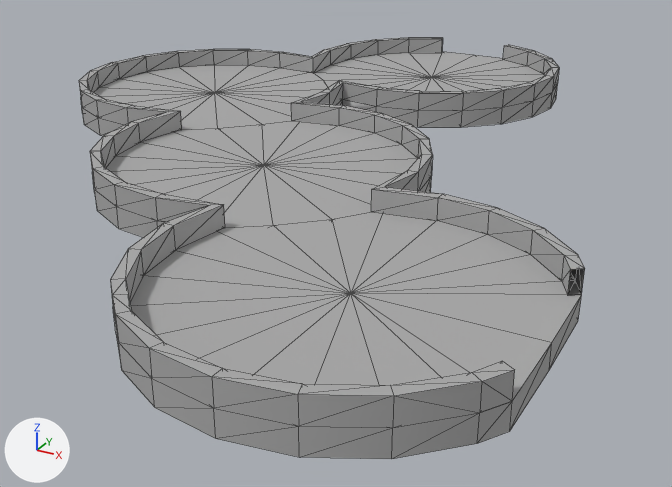
The OBJ model TeamCDreamSaver/Models/Tracks/Childhood/H-Circles.obj, before and after one commit.
One viewpoint serves both versions: a camera (50 mm lens) standing at (1843.0, -4957.0, 1135.0) and looking at (156.0, -1890.0, -399.0). The lights are fixed; the arrows at lower left show +X, +Y and +Z. Mesh edges are drawn as thin lines. Where no turn or scale is listed for an object, it has been applied to the vertices.

Script lines for the objects in view, before the commit:
```python
me_h_circles = bpy.data.meshes.new('H-Circles')
me_h_circles.from_pydata(...)  # 380 vertices, 792 faces; spans x -1414.0..1347.0, y -3591.0..2.0, z -79.0..79.0
me_h_circles.materials.append(mat_lambert1)  # grey #aaaaaa
ob_h_circles = bpy.data.objects.new('H-Circles', me_h_circles)
ob_h_circles.location = (0.0, 0.0, 0.0)
```
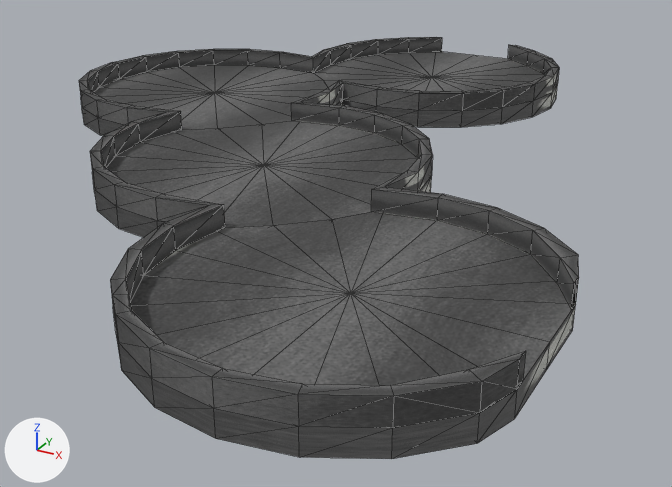
Changed parts and their boxes (x1, y1, x2, y2) in the pictures (672 x 487 px; the box of a moved part takes in the faces that stretch with it):
'H-Circles', recoloured, reshaped, surface changed: before (79, 37, 585, 459); after (79, 37, 579, 459)
part 1 of me_h_circles, moved or reshaped: before (351, 231, 585, 444); after (351, 231, 579, 443)
part 2 of me_h_circles, moved or reshaped: before (408, 37, 443, 77); after (408, 37, 435, 77)
part 3 of me_h_circles, moved or reshaped: before (503, 44, 533, 66); after (508, 45, 533, 66)
part 4 of me_h_circles, moved or reshaped: (435, 60, 525, 77) in both
part 5 of me_h_circles, surface changed: (79, 37, 577, 428) in both

Patch to the scene script:
```diff
--- a/TeamCDreamSaver/Models/Tracks/Childhood/H-Circles.obj.py
+++ b/TeamCDreamSaver/Models/Tracks/Childhood/H-Circles.obj.py
@@ me_h_circles @@
-me_h_circles.from_pydata(...)  # 380 vertices, 792 faces; spans x -1414.0..1347.0, y -3591.0..2.0, z -79.0..79.0
-me_h_circles.vertices[126].co = (1347.0, -3254.0, -79.0)  # pixel (509, 431)
-me_h_circles.vertices[127].co = (1346.0, -3254.0, 0.0)  # pixel (512, 401)
-me_h_circles.vertices[128].co = (1346.0, -2961.0, -79.0)  # pixel (549, 370)
-me_h_circles.vertices[129].co = (1346.0, -2961.0, 0.0)  # pixel (551, 342)
-me_h_circles.vertices[130].co = (1339.0, -2672.0, -79.0)  # pixel (578, 320)
-me_h_circles.vertices[131].co = (1340.0, -2671.0, 0.0)  # pixel (581, 294)
-me_h_circles.vertices[354].co = (1268.0, -3308.0, 79.0)  # pixel (471, 372)
-me_h_circles.vertices[355].co = (1268.0, -3308.0, 0.0)
-me_h_circles.vertices[358].co = (1308.0, -3229.0, 79.0)  # pixel (502, 360)
-me_h_circles.vertices[359].co = (1308.0, -3229.0, 0.0)
-me_h_circles.vertices[360].co = (1346.0, -3254.0, 79.0)  # pixel (514, 369)
-me_h_circles.vertices[361].co = (1268.0, -2614.0, 0.0)  # pixel (561, 281)
-me_h_circles.vertices[362].co = (1309.0, -2694.0, 0.0)  # pixel (567, 295)
-me_h_circles.vertices[363].co = (1308.0, -2693.0, 79.0)  # pixel (570, 269)
-me_h_circles.vertices[364].co = (1268.0, -2614.0, 79.0)  # pixel (564, 255)
-me_h_circles.vertices[371].co = (1340.0, -2670.0, 79.0)  # pixel (584, 268)
-me_h_circles.materials.append(mat_lambert1)  # grey #aaaaaa
+me_h_circles.from_pydata(...)  # 380 vertices, 792 faces; spans x -1414.0..1341.0, y -3591.0..1.0, z -79.0..79.0
+# me_h_circles part 1
+me_h_circles.vertices[126].co = (1340.0, -3204.0, -79.0)  # pixel (514, 418)
+me_h_circles.vertices[127].co = (1340.0, -3204.0, 0.0)  # pixel (517, 389)
+me_h_circles.vertices[128].co = (1340.0, -2961.0, -79.0)  # pixel (546, 369)
+me_h_circles.vertices[129].co = (1340.0, -2961.0, 0.0)  # pixel (549, 342)
+me_h_circles.vertices[130].co = (1340.0, -2731.0, -79.0)  # pixel (572, 330)
+me_h_circles.vertices[131].co = (1341.0, -2731.0, 0.0)  # pixel (575, 304)
+me_h_circles.vertices[354].co = (1258.0, -3299.0, 79.0)  # pixel (468, 369)
+me_h_circles.vertices[355].co = (1258.0, -3299.0, 0.0)
+me_h_circles.vertices[358].co = (1340.0, -3164.0, 79.0)  # pixel (525, 350)
+me_h_circles.vertices[359].co = (1340.0, -3164.0, 0.0)  # pixel (522, 381)
+me_h_circles.vertices[360].co = (1340.0, -3204.0, 79.0)  # pixel (519, 358)
+me_h_circles.vertices[361].co = (1263.0, -2634.0, 0.0)  # pixel (557, 283)
+me_h_circles.vertices[362].co = (1340.0, -2770.0, 0.0)  # pixel (571, 310)
+me_h_circles.vertices[363].co = (1340.0, -2770.0, 79.0)  # pixel (574, 282)
+me_h_circles.vertices[364].co = (1263.0, -2634.0, 79.0)  # pixel (560, 257)
+me_h_circles.vertices[371].co = (1341.0, -2731.0, 79.0)  # pixel (578, 277)
+# me_h_circles part 2: all 4 vertices in x -192.0, y 0.0, z -79.0..79.0 are moved by (-41.0, 0.0, 0.0)
+# me_h_circles part 3: all 2 vertices in x 185.0, y -37.0, z 0.0..79.0 are moved by (15.0, 38.0, 0.0)
+# me_h_circles part 4: all 4 vertices in x 198.0, y 0.0, z -79.0..79.0 are moved by (42.0, 0.0, 0.0)
+# me_h_circles part 5: texture (UV) coordinates of 316 of 792 faces, centred in x -1391.0..1307.0, y -3568.0..-42.0, z 0.0..79.0, changed; they spanned u 0.0..1.0, v 0.5..1.0 and now span u -0.47..1.75, v 0.27..4.22
+me_h_circles.materials.append(mat_material__25)  # picture img_road_jpg
```
